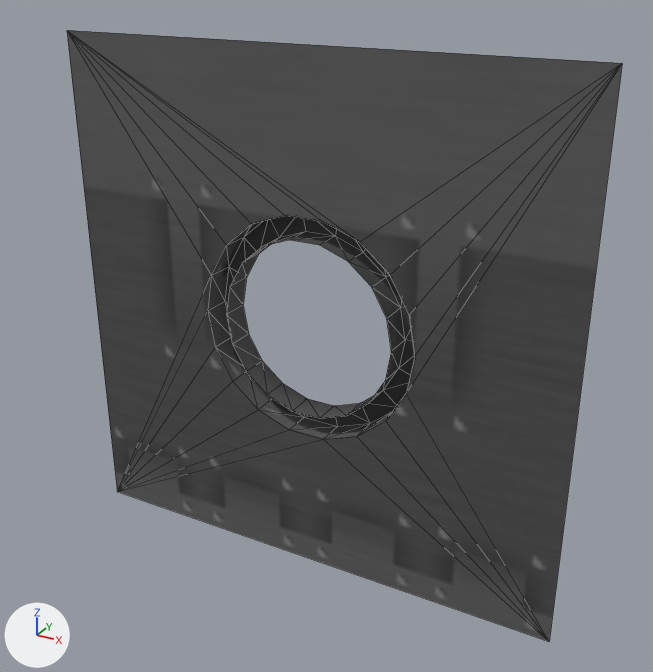
An edit to the FBX model Keres/Content/Plane_Window.FBX, drawn before and after from the same camera.
Before and after are seen from a 50 mm camera at (0.0193, -0.0204, 0.0166) aimed at (0.0029, 0.0095, 0.0017). Every picture has the same lights, and +X, +Y and +Z are marked at lower left. Mesh edges are drawn as thin lines. Where no turn or scale is listed for an object, it has been applied to the vertices. Vertices at the same position are counted once.

Names of what the first picture shows: 'Porthole', 'Wall'.
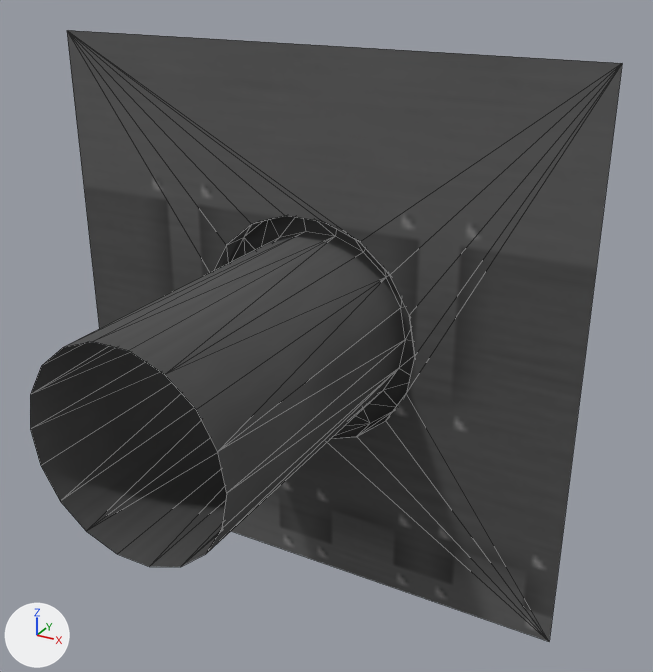
Scene script edits in JSON lines:
```json
{"block": "me_mesh_001", "where": "# used by ob_porthole; location = (0.02546, 0.0, 0.00017)"}
{"op": "remove", "block": "me_mesh_001", "code": "me_mesh_001.from_pydata(...)  # 72 vertices, 108 faces; spans x -0.03094..-0.01998, y 0.0127..0.01416, z -0.00557..0.00523"}
{"op": "add", "block": "me_mesh_001", "code": "me_mesh_001.from_pydata(...)  # 72 vertices, 108 faces; spans x -0.03094..-0.01998, y 0.0..0.01416, z -0.00557..0.00523"}
{"block": "me_mesh_001", "change": "me_mesh_001 part 1: 5 of the vertices in x -0.02984..-0.02622, y 0.0127, z -0.00449..-0.00017 are moved by (0.0, -0.0127, 0.0)"}
{"block": "me_mesh_001", "change": "me_mesh_001 part 2: 5 of the vertices in x -0.0247..-0.02108, y 0.0127, z -0.00449..-0.00017 are moved by (0.0, -0.0127, 0.0)"}
{"block": "me_mesh_001", "change": "me_mesh_001 part 3: 4 of the vertices in x -0.02958..-0.02622, y 0.0127, z 0.00133..0.00414 are moved by (0.0, -0.0127, 0.0)"}
{"block": "me_mesh_001", "change": "me_mesh_001 part 4: 4 of the vertices in x -0.0247..-0.02134, y 0.0127, z 0.00133..0.00414 are moved by (0.0, -0.0127, 0.0)"}
```

Location of each change, (x1, y1, x2, y2) in pixels of the pictures (653 x 672 px; the box of a moved part takes in the faces that stretch with it):
```json
{"object": "Porthole", "change": "reshaped", "before": [208, 216, 415, 439], "after": [30, 216, 415, 567], "on screen": "86% wider, 57% taller"}
{"part": 1, "of": "me_mesh_001", "change": "moved or reshaped", "before": [227, 305, 307, 411], "after": [30, 362, 221, 554]}
{"part": 2, "of": "me_mesh_001", "change": "moved or reshaped", "before": [293, 340, 405, 418], "after": [118, 340, 405, 567]}
{"part": 3, "of": "me_mesh_001", "change": "moved or reshaped", "before": [226, 232, 333, 315], "after": [30, 232, 335, 429]}
{"part": 4, "of": "me_mesh_001", "change": "moved or reshaped", "before": [292, 236, 405, 351], "after": [94, 237, 405, 493]}
```
